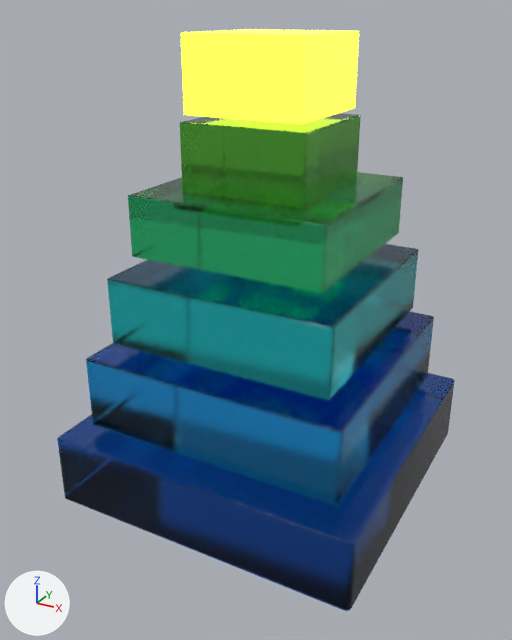
A saved change to the glTF model public/models/stackai_logo.glb.
Camera for both pictures: a camera (50 mm lens) standing at (2.69, -5.12, 3.65) and looking at (-0.04, -0.16, 1.17). Arrows for +X, +Y and +Z are at lower left; the lights stay in place. The picture after the commit comes second. Where no turn or scale is listed for an object, it has been applied to the vertices.
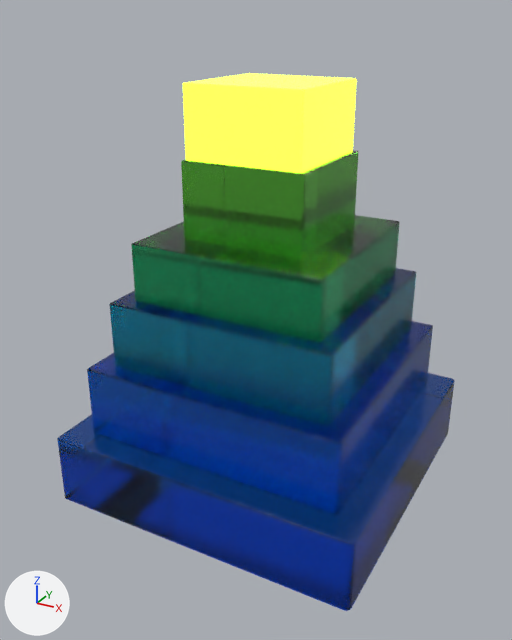
Location of each change, (x1, y1, x2, y2) in pixels of the pictures (512 x 640 px):
'Cube.003', moved: before (107, 244, 418, 400); after (109, 268, 416, 425)
'Cube.001', moved: before (86, 312, 434, 505); after (87, 321, 433, 515)
'Cube.004', moved: before (128, 172, 403, 293); after (131, 215, 400, 342)
'Cube.006', moved: before (181, 29, 359, 124); after (183, 73, 357, 173)
'Cube.005', moved: before (180, 113, 361, 208); after (181, 150, 359, 259)

What changed in the scene script:
```text
Change ob_cube_001:
    ob_cube_001.location: (0.0, 0.05, 0.62) -> (0.0, 0.05, 0.53)
Change ob_cube_003:
    ob_cube_003.location: (0.0, 0.05, 1.35) -> (0.0, 0.05, 1.13)
Change ob_cube_004:
    ob_cube_004.location: (0.0, 0.05, 2.06) -> (0.0, 0.05, 1.67)
Change ob_cube_005:
    ob_cube_005.location: (0.0, 0.05, 2.53) -> (0.0, 0.05, 2.23)
Change ob_cube_006:
    ob_cube_006.location: (-0.01, 0.05, 3.2) -> (-0.01, 0.05, 2.84)
```
